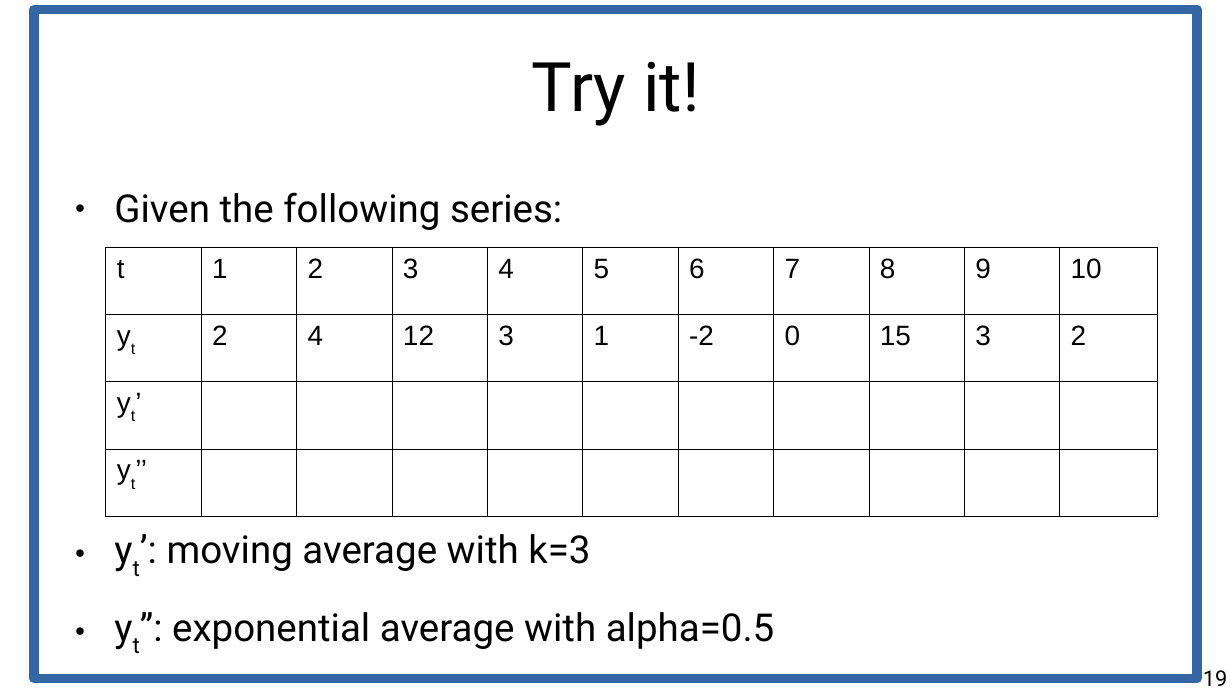
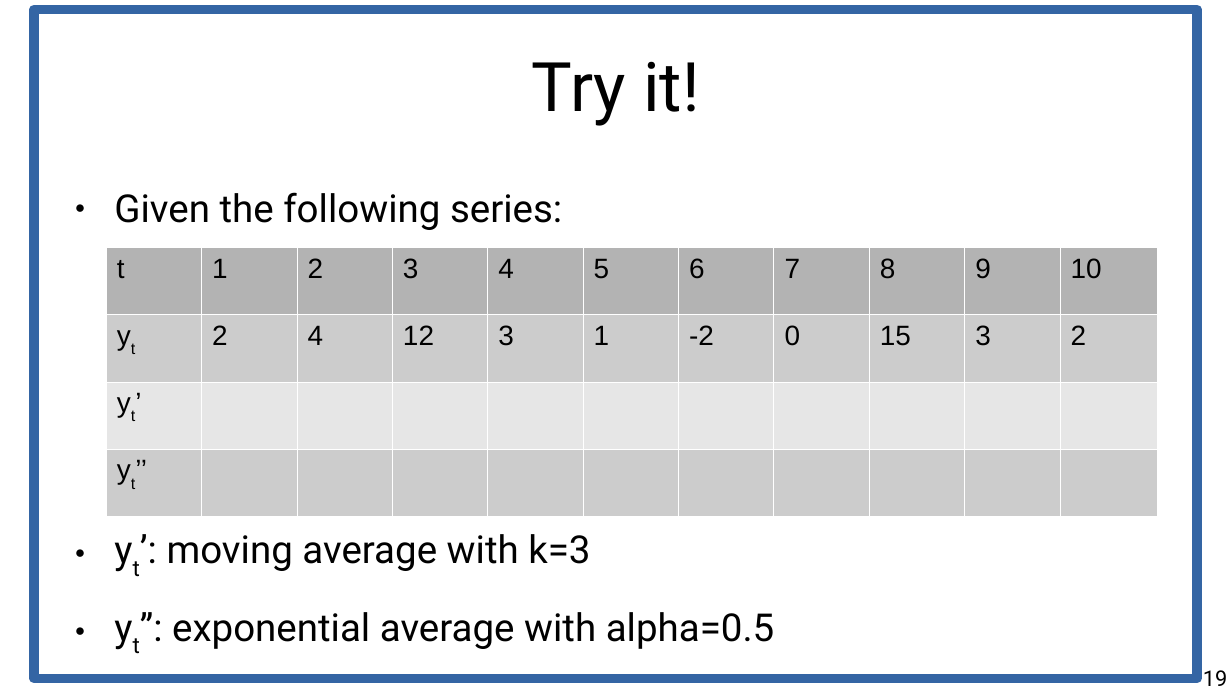
Before and after one commit to chatox/data-mining-course, a slide deck: slide 19 of theory/tt11_time_series.odp. Drawn at 1232x693 pixels with LibreOffice and Linux fonts; fonts in the diff are those of the drawing. Boxes give left, top, right and bottom in pixels: in the first picture for what was removed or moved away, otherwise in the second. Text is boxed around its words. In the diff, an @@ line names an element or a change of style, - is before the commit and + after.

```diff
--- a/theory/tt11_time_series.odp
+++ b/theory/tt11_time_series.odp
@@ table at <box>106,247,1154,517</box> @@
@@ fill none to #B3B3B3 in row 1 @@
@@ fill none to #CCCCCC in 12 cells @@
@@ fill none to #E6E6E6 in row 3, column 1 @@
@@ borders changed @@
```
Also in this commit, not shown: 5 other slides changed, 19 slides added, 3 slides removed.
